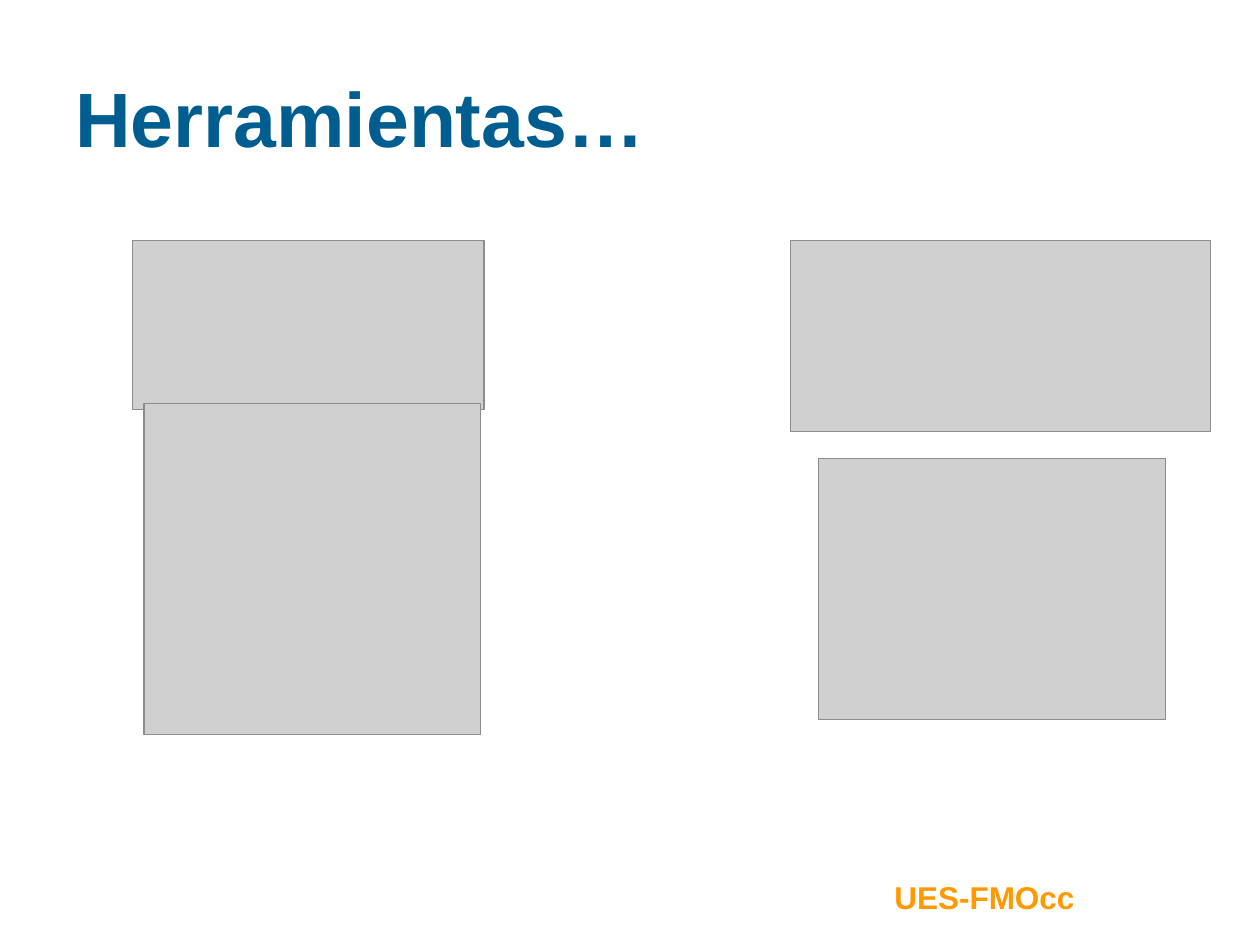
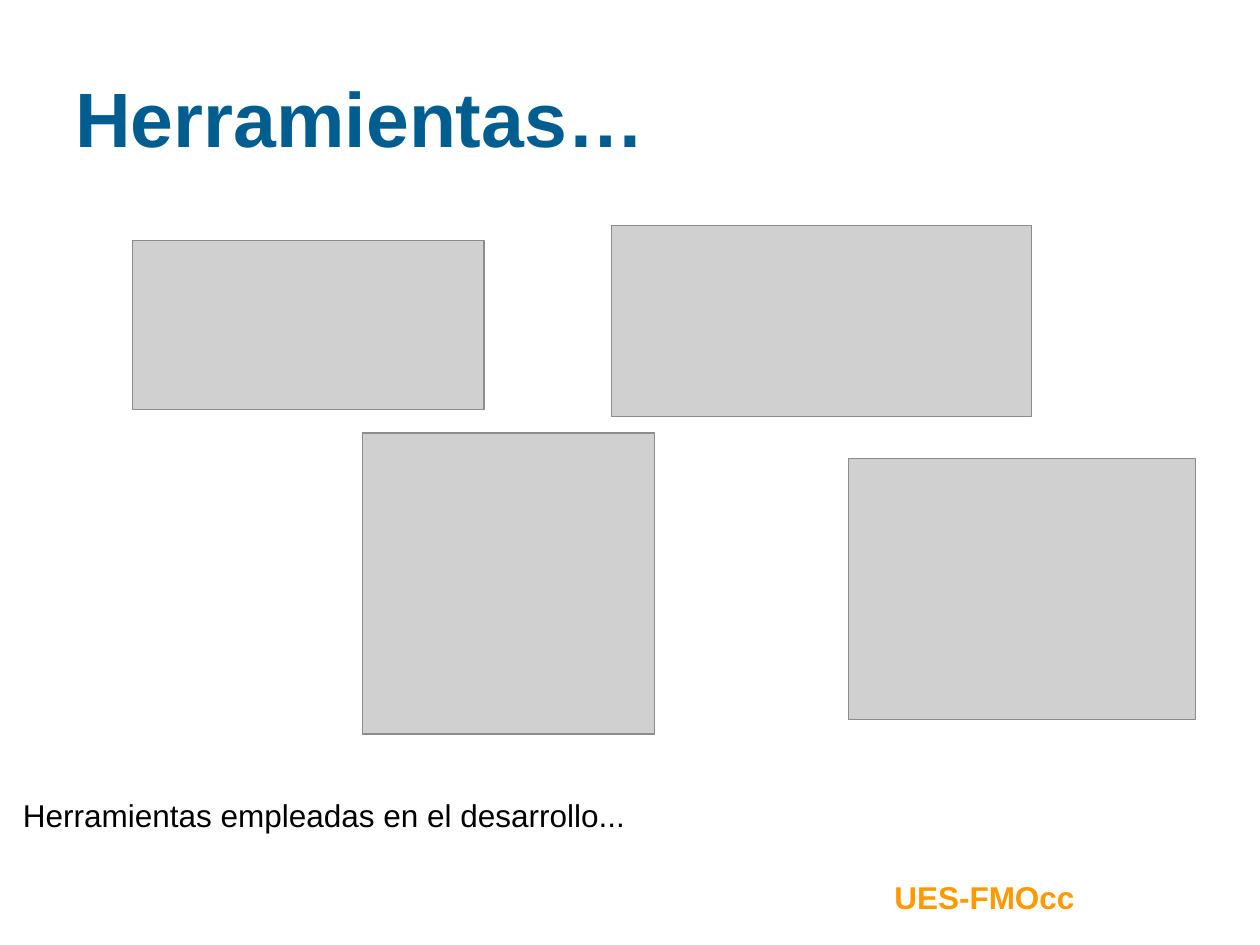
Before and after one commit to ramayac/jhard, a slide deck: slide 4 of presentaciones/segunda defensa/jhard2-rac.ppt (slide 3 before the commit). Drawn at 1260x945 pixels with LibreOffice and Linux fonts; fonts in the diff are those of the drawing; grey boxes stand for pictures; background and template pictures are left out. Boxes give left, top, right and bottom in pixels: in the first picture for what was removed or moved away, otherwise in the second. Text is boxed around its words. In the diff, an @@ line names an element or a change of style, - is before the commit and + after.

```diff
--- a/presentaciones/segunda defensa/jhard2-rac.ppt
+++ b/presentaciones/segunda defensa/jhard2-rac.ppt
@@ picture moved from (x1=790, y1=241, x2=1210, y2=432) to (x1=612, y1=226, x2=1032, y2=417) @@
@@ picture resized from (x1=144, y1=403, x2=480, y2=735) to (x1=363, y1=433, x2=655, y2=735) @@
@@ picture moved from (x1=819, y1=459, x2=1167, y2=719) to (x1=848, y1=459, x2=1196, y2=719) @@
@@ text added at (x1=23, y1=804, x2=624, y2=833), 18 pt, text #000000 @@
+Herramientas empleadas en el desarrollo...
```
Also in this commit, not shown: 4 other slides changed, 2 slides added.
